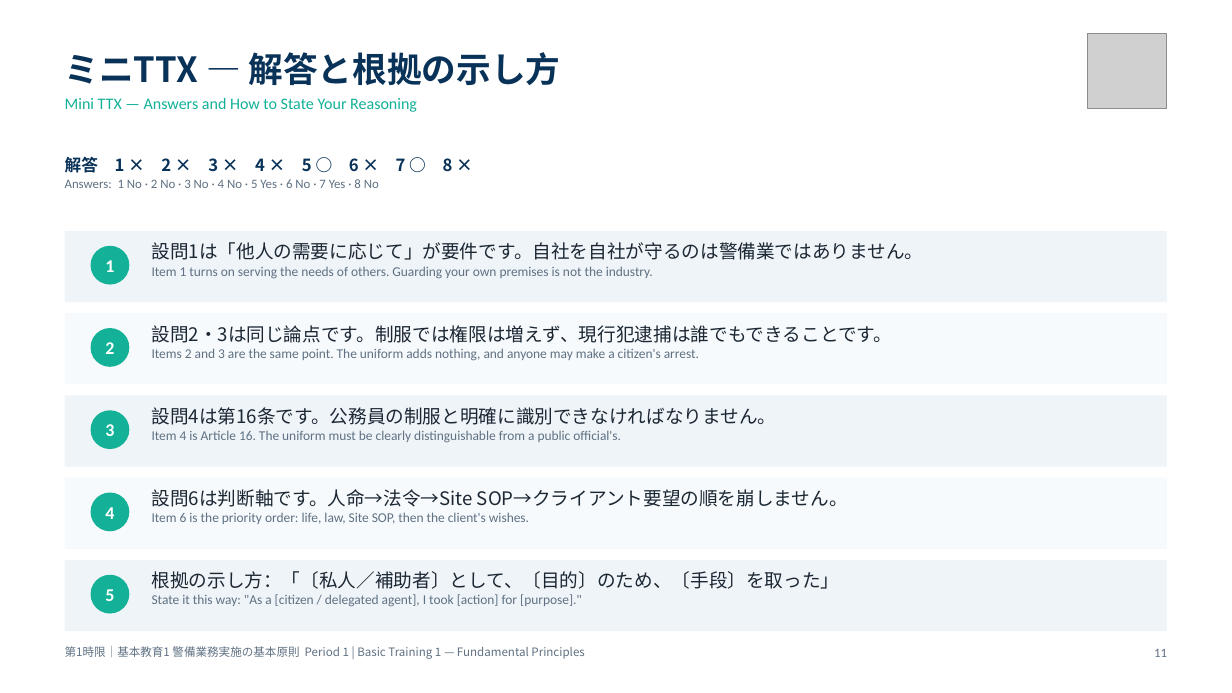
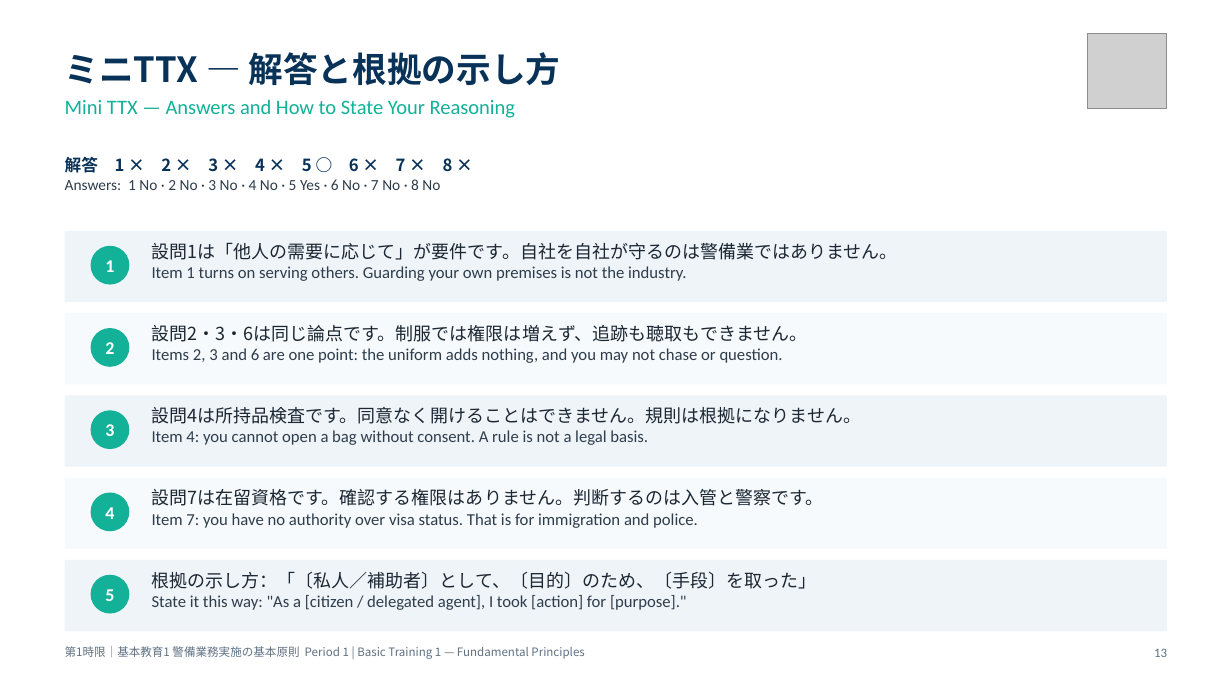
Before and after one commit to hrsmhiroshi-cpu/Training-, a slide deck: slide 13 of 新任講習/out/01_1限_警備業務実施の基本原則.pptx (slide 11 before the commit). Drawn at 1232x693 pixels with LibreOffice and Linux fonts; fonts in the diff are those of the drawing; grey boxes stand for pictures. Boxes give left, top, right and bottom in pixels: in the first picture for what was removed or moved away, otherwise in the second. Text is boxed around its words. In the diff, an @@ line names an element or a change of style, - is before the commit and + after.

```diff
--- a/新任講習/out/01_1限_警備業務実施の基本原則.pptx
+++ b/新任講習/out/01_1限_警備業務実施の基本原則.pptx
@@ text at [65,99,515,118]: size 12.5 to 16 pt in "Mini TTX — Answers and How to ..." @@
@@ text at [65,157,453,190]: text changed; size 10 to 12 pt; text colour #5F7183 to #2E3D4C @@
-解答 1 × 2 × 3 × 4 × 5 ○ 6 × 7 ○ 8 ×
-Answers: 1 No · 2 No · 3 No · 4 No · 5 Yes · 6 No · 7 Yes · 8 No
+解答 1 × 2 × 3 × 4 × 5 ○ 6 × 7 × 8 ×
+Answers: 1 No · 2 No · 3 No · 4 No · 5 Yes · 6 No · 7 No · 8 No
@@ text at [152,266,686,281]: text changed; size 10.5 to 13 pt; text colour #5F7183 to #2E3D4C @@
-Item 1 turns on serving the needs of others. Guarding your own premises is not the industry.
+Item 1 turns on serving others. Guarding your own premises is not the industry.
@@ text at [152,242,898,260]: size 14.5 to 14 pt in "設問1は「他人の需要に応じて」が要件です。自社を自社が守るのは警備業ではありません。" @@
@@ text at [152,325,808,363]: text changed; size 10.5 to 13 pt; text colour #5F7183 to #2E3D4C @@
-設問2・3は同じ論点です。制服では権限は増えず、現行犯逮捕は誰でもできることです。
-Items 2 and 3 are the same point. The uniform adds nothing, and anyone may make a citizen's arrest.
+設問2・3・6は同じ論点です。制服では権限は増えず、追跡も聴取もできません。
+Items 2, 3 and 6 are one point: the uniform adds nothing, and you may not chase or question.
@@ text at [152,407,862,445]: text changed; size 10.5 to 13 pt; text colour #5F7183 to #2E3D4C @@
-設問4は第16条です。公務員の制服と明確に識別できなければなりません。
-Item 4 is Article 16. The uniform must be clearly distinguishable from a public official's.
+設問4は所持品検査です。同意なく開けることはできません。規則は根拠になりません。
+Item 4: you cannot open a bag without consent. A rule is not a legal basis.
@@ text at [152,489,824,528]: text changed; size 10.5 to 13 pt; text colour #5F7183 to #2E3D4C @@
-設問6は判断軸です。人命→法令→Site SOP→クライアント要望の順を崩しません。
-Item 6 is the priority order: life, law, Site SOP, then the client's wishes.
+設問7は在留資格です。確認する権限はありません。判断するのは入管と警察です。
+Item 7: you have no authority over visa status. That is for immigration and police.
@@ text "根拠の示し方：「〔私人／補助者〕として、〔目的〕のため、〔手段〕を取った」" at [152,571,817,610]: size 14.5 to 14 pt in "根拠の示し方：「〔私人／補助者〕として、〔目的〕のため、〔手段〕を取った」"; size 10.5 to 13 pt, text colour #5F7183 to #2E3D4C in "State it this way: "As a [citizen ..." @@
@@ text at [1154,649,1167,657]: text changed @@
-11
+13
```
Also in this commit, not shown: 15 other slides changed, 2 slides added, 2 other files.
